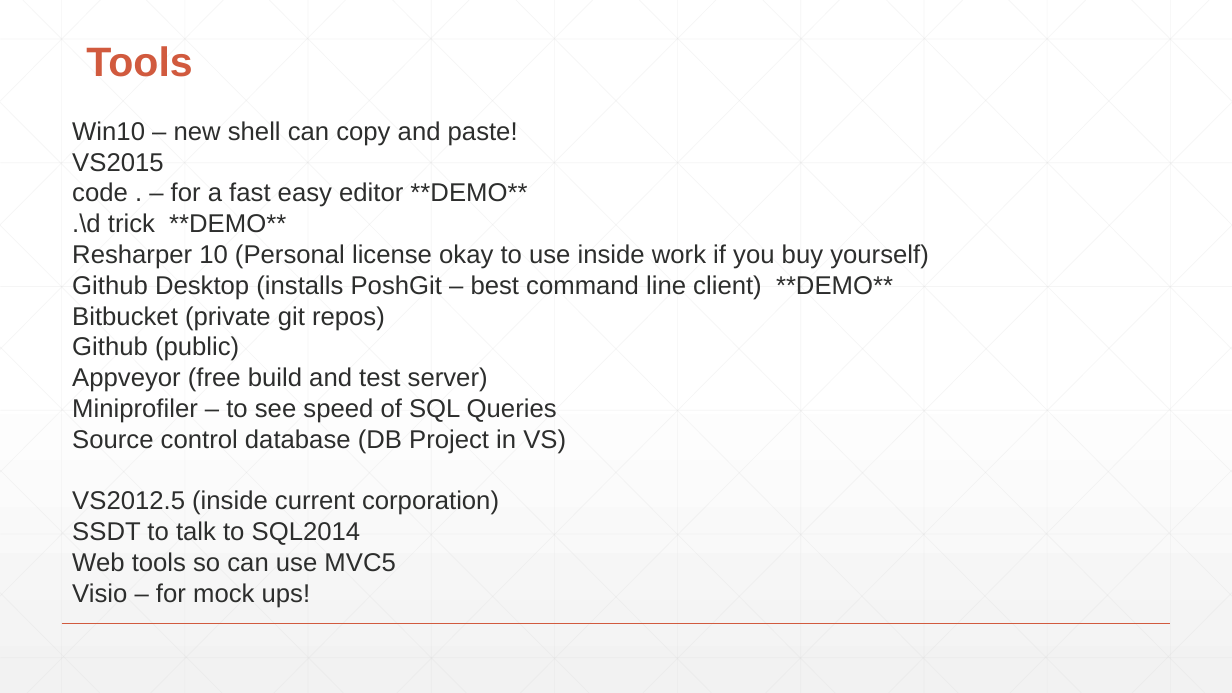
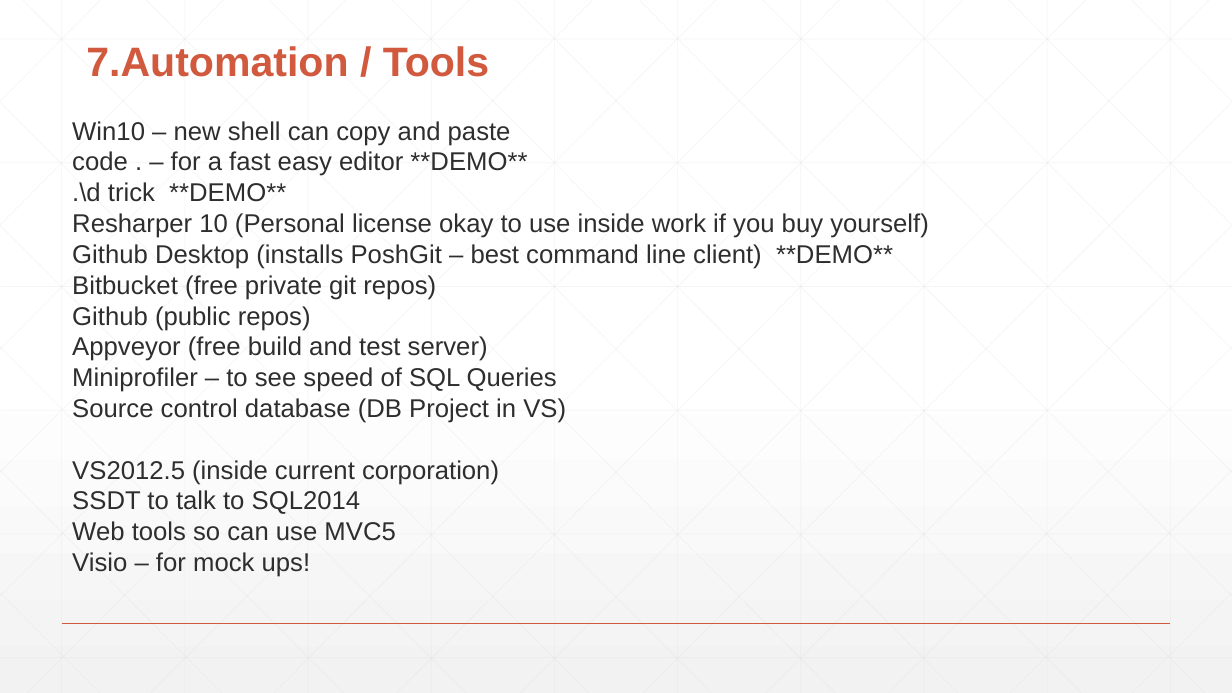
Before and after one commit to djhmateer/Refactoring, a slide deck: slide 21 of Presentation1.pptx. Drawn at 1232x693 pixels with LibreOffice and Linux fonts; fonts in the diff are those of the drawing. Boxes give left, top, right and bottom in pixels: in the first picture for what was removed or moved away, otherwise in the second. Text is boxed around its words. In the diff, an @@ line names an element or a change of style, - is before the commit and + after.

Commit message:
pptx

```diff
--- a/Presentation1.pptx
+++ b/Presentation1.pptx
@@ title at bbox=[86, 46, 489, 77]: text changed @@
-Tools
+7.Automation / Tools
@@ text at bbox=[72, 121, 511, 146]: text changed @@
-Win10 – new shell can copy and paste!
-VS2015
+Win10 – new shell can copy and paste
@@ text at bbox=[72, 275, 436, 331]: text changed @@
-Bitbucket (private git repos)
-Github (public)
+Bitbucket (free private git repos)
+Github (public repos)
```
Also in this commit, not shown: 7 other slides changed.
